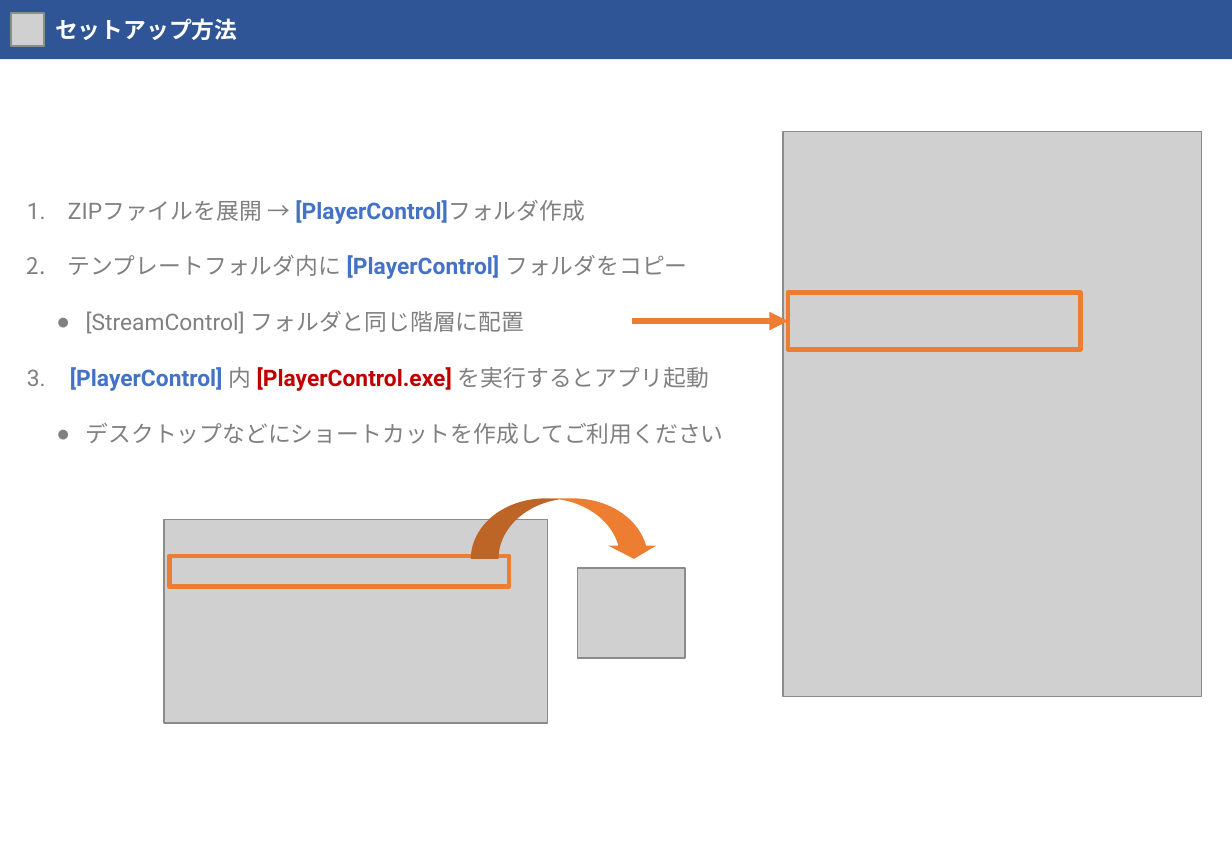
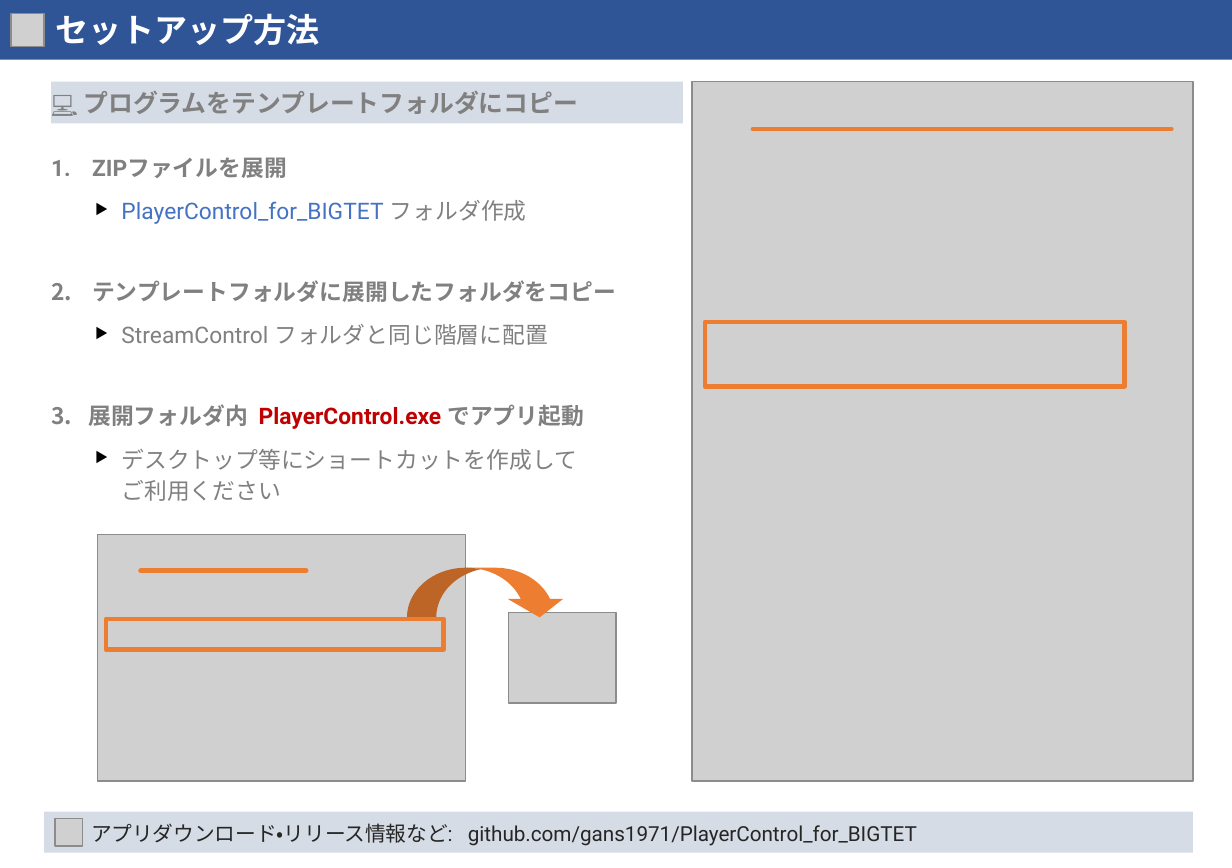
Before and after one commit to gans1971/PlayerControl_for_BIGTET, a slide deck: slide 2 of Manual/PlayerControlForBIGTET_QuickReference_v0.3.1.pptx. Drawn at 1232x868 pixels with LibreOffice and Linux fonts; fonts in the diff are those of the drawing; grey boxes stand for pictures. Boxes give left, top, right and bottom in pixels: in the first picture for what was removed or moved away, otherwise in the second. Text is boxed around its words. In the diff, an @@ line names an element or a change of style, - is before the commit and + after.

Commit message:
マニュアル更新

```diff
--- a/Manual/PlayerControlForBIGTET_QuickReference_v0.3.1.pptx
+++ b/Manual/PlayerControlForBIGTET_QuickReference_v0.3.1.pptx
@@ text "セットアップ方法" at bbox=[55, 13, 319, 45]: size 11 to 16 pt @@
@@ rectangle added at bbox=[51, 82, 682, 124], fill #D6DCE5, 12 pt, text #808080, bold @@
+💻 プログラムをテンプレートフォルダにコピー
@@ picture: place and size @@
-picture at bbox=[782, 131, 1201, 696]
+picture at bbox=[691, 82, 1192, 782]
@@ line added from (752, 130) to (1171, 130), #ED7D31 2.25 pt @@
@@ text at bbox=[88, 157, 616, 501]: text changed @@
-1. ZIPファイルを展開 → [PlayerControl]フォルダ作成
-2. テンプレートフォルダ内に [PlayerControl] フォルダをコピー
-  ● [StreamControl] フォルダと同じ階層に配置
-3. [PlayerControl] 内 [PlayerControl.exe] を実行するとアプリ起動
-  ● デスクトップなどにショートカットを作成してご利用ください
+1. ZIPファイルを展開
+  ⯈ PlayerControl_for_BIGTET フォルダ作成
+2. テンプレートフォルダに展開したフォルダをコピー
+  ⯈ StreamControl フォルダと同じ階層に配置
+3. 展開フォルダ内 PlayerControl.exe でアプリ起動
+  ⯈ デスクトップ等にショートカットを作成して
+    ご利用ください
@@ arrow removed from (632, 322) to (788, 322) @@
@@ rectangle: place and size @@
-rectangle at bbox=[788, 293, 1080, 350]
+rectangle at bbox=[705, 322, 1125, 386]
@@ picture: place and size @@
-picture at bbox=[164, 520, 547, 724]
+picture at bbox=[97, 535, 465, 782]
@@ curved down arrow: place and size @@
-curved down arrow at bbox=[471, 499, 658, 560]
+curved down arrow at bbox=[407, 568, 568, 617]
@@ curved down arrow at bbox=[407, 568, 568, 617]: proportions changed @@
@@ line added from (140, 571) to (305, 571), #ED7D31 2.25 pt @@
@@ rectangle: place and size @@
-rectangle at bbox=[170, 556, 509, 587]
+rectangle at bbox=[106, 618, 442, 650]
@@ picture: place and size @@
-picture at bbox=[578, 568, 685, 658]
+picture at bbox=[508, 612, 615, 703]
@@ rectangle added at bbox=[45, 812, 1193, 854], fill #D6DCE5, 10 pt, text #262626 @@
+アプリダウンロード・リリース情報など: github.com/gans1971/PlayerControl_for_BIGTET
@@ picture added at bbox=[55, 818, 82, 845] @@
```
